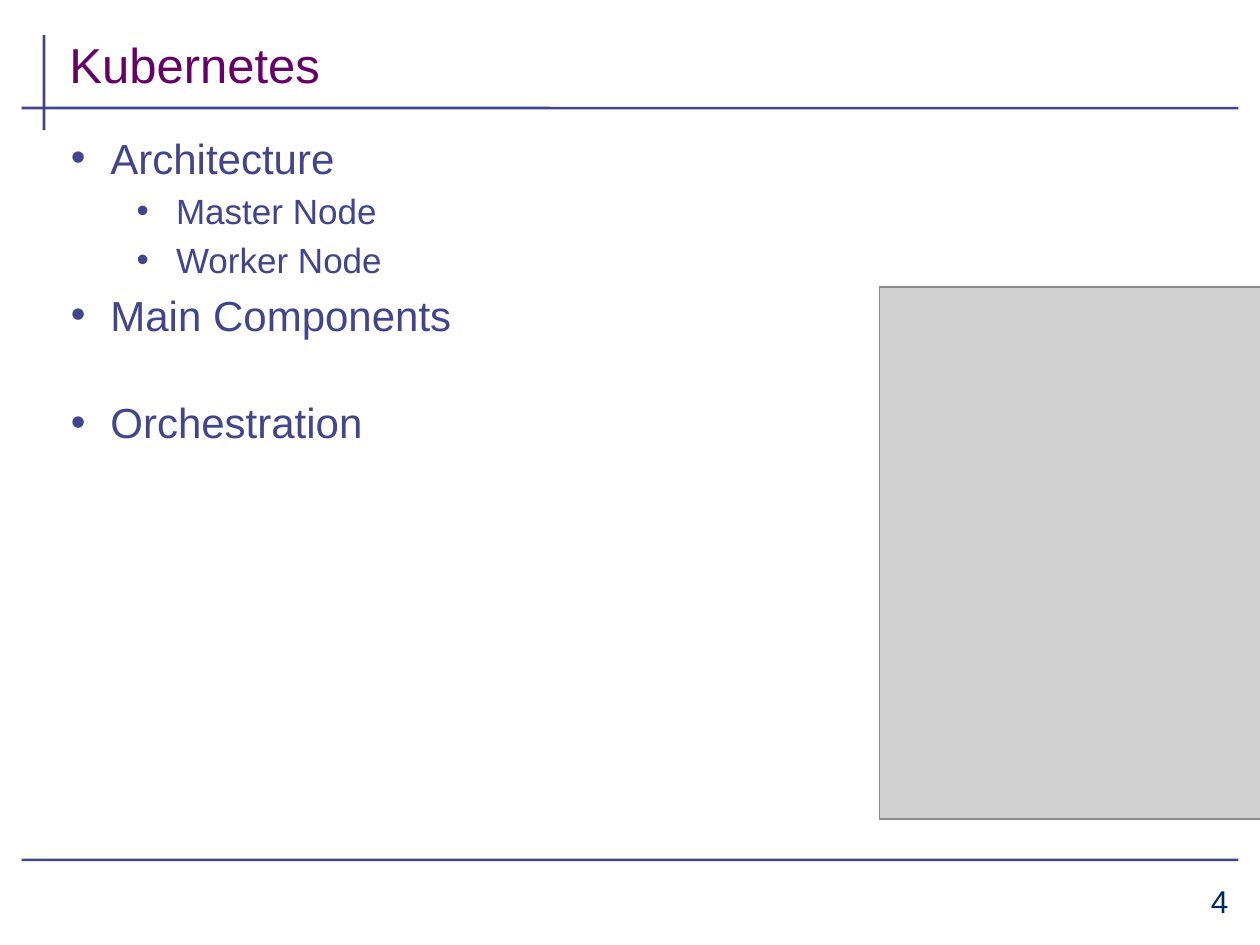
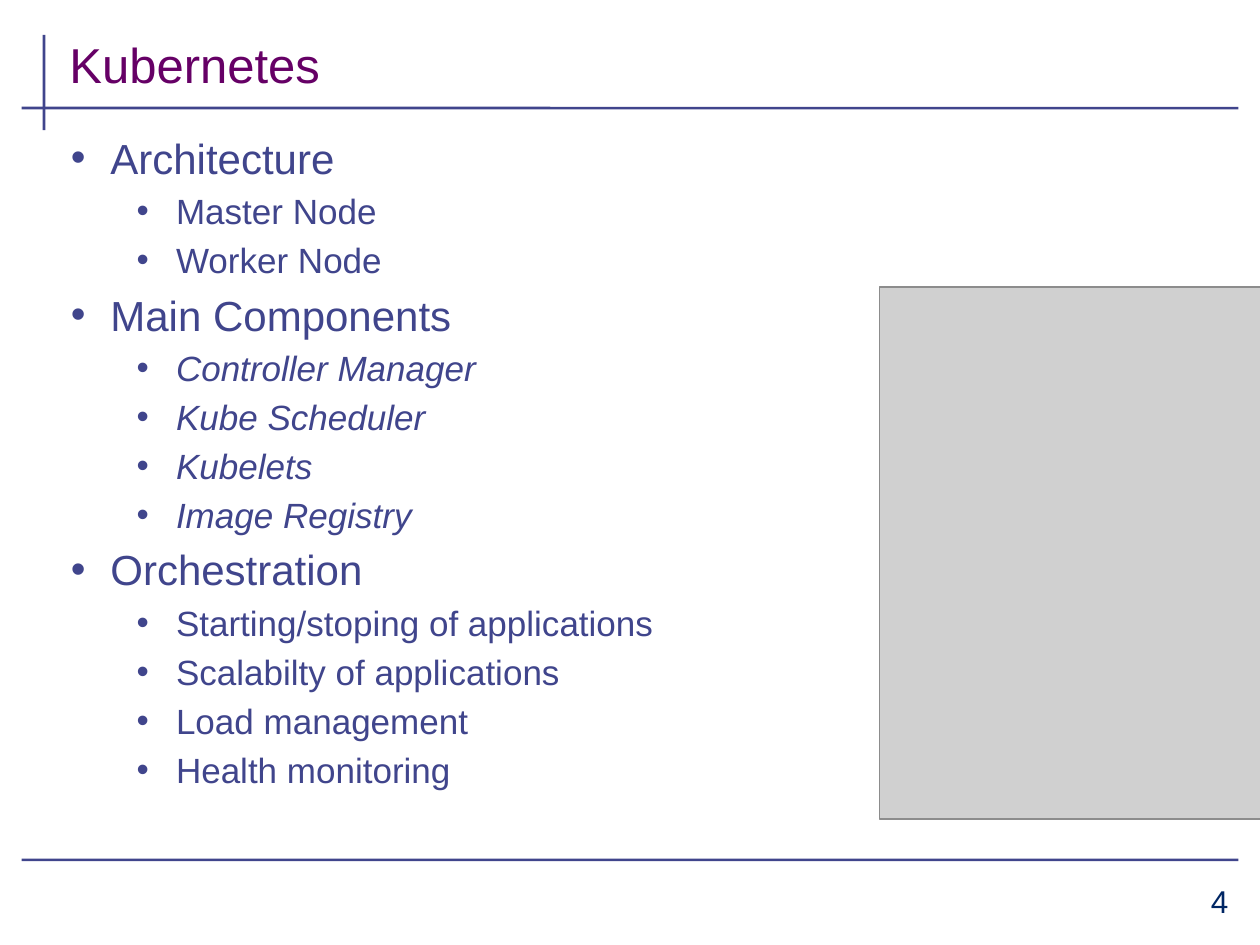
Before and after one commit to aahad91/Seminar-MLCN, a slide deck: slide 4 of Final_submission/presentation_draft.pptx. Drawn at 1260x945 pixels with LibreOffice and Linux fonts; fonts in the diff are those of the drawing; grey boxes stand for pictures; background and template pictures are left out. Boxes give left, top, right and bottom in pixels: in the first picture for what was removed or moved away, otherwise in the second. Text is boxed around its words. In the diff, an @@ line names an element or a change of style, - is before the commit and + after.

```diff
--- a/Final_submission/presentation_draft.pptx
+++ b/Final_submission/presentation_draft.pptx
@@ text at <box>176,355,476,535</box>: paragraphs added @@
+  • Controller Manager
+  • Kube Scheduler
+  • Kubelets
+  • Image Registry
@@ text at <box>176,610,653,790</box>: paragraphs added @@
+  • Starting/stoping of applications
+  • Scalabilty of applications
+  • Load management
+  • Health monitoring
```
Also in this commit, not shown: 4 other slides changed, 5 slides added, 2 other files.
